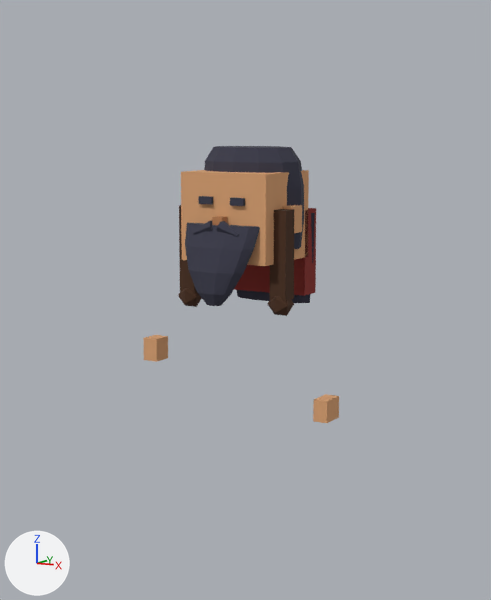
Renders of the Blender file modeller/OBA-Tales-karakter-kit.blend from each side of a commit.
Camera for both pictures: the file's camera 'Kamera'. Lighting does not change. The marker at lower left points along +X, +Y and +Z. The picture after the commit comes second. The same objects are shown in both versions, whatever each file hides.

Objects in the first picture: 'buyucu-biyik', 'buyucu-eller', 'buyucu-kafa', 'buyucu-kaslar', 'buyucu-kulaklar', 'buyucu-sac', 'buyucu-uzun-sac', 'buyucu-uzun-sakal', 'orgu', 'uzun-sac' and 1 more.
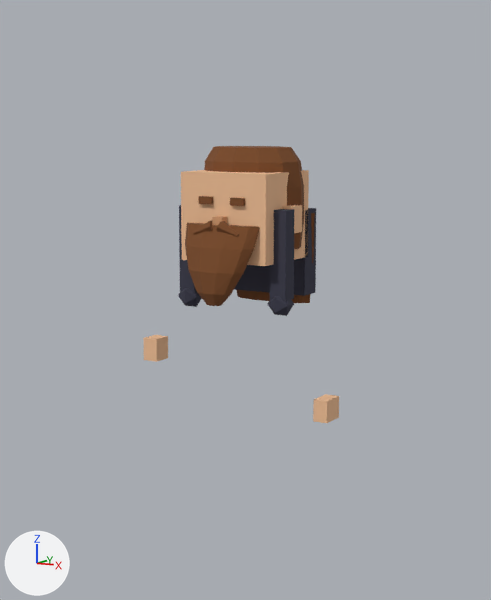
Location of each change, [x1, y1, x2, y2] in pixels of the pictures (491 x 600 px):
```json
{"object": "buyucu-kafa", "change": "recoloured", "before": [181, 170, 309, 266], "after": [181, 170, 309, 266]}
{"object": "buyucu-uzun-sakal", "change": "recoloured", "before": [185, 223, 260, 306], "after": [185, 223, 260, 306], "on screen": "greyish blue to brown"}
{"object": "buyucu-sac", "change": "recoloured", "before": [204, 146, 304, 249], "after": [204, 146, 304, 249]}
{"object": "orgu", "change": "recoloured", "before": [178, 205, 294, 316], "after": [178, 205, 294, 316]}
{"object": "uzun-sac", "change": "recoloured", "before": [234, 208, 316, 296], "after": [234, 208, 316, 296]}
{"object": "buyucu-eller", "change": "recoloured", "before": [143, 335, 339, 423], "after": [143, 335, 339, 423]}
{"object": "buyucu-uzun-sac", "change": "recoloured", "before": [237, 213, 315, 303], "after": [237, 213, 315, 303]}
{"object": "buyucu-biyik", "change": "recoloured", "before": [193, 220, 239, 237], "after": [193, 220, 239, 237]}
{"object": "buyucu-kulaklar", "change": "recoloured", "before": [282, 205, 302, 233], "after": [282, 205, 302, 233]}
{"object": "buyucu-kaslar", "change": "recoloured", "before": [199, 196, 245, 206], "after": [199, 196, 245, 206]}
```

The change, as JSON lines over the scene's bpy script:
```json
{"op": "set", "path": "mat_m_uzun_sac.base_color", "old": "(0.254, 0.0284, 0.0232)", "new": "(0.0423, 0.0423, 0.0685)", "note": "red #8a2f2a -> greyish blue #3a3a4a"}
{"op": "set", "path": "mat_m_orgu.base_color", "old": "(0.0685, 0.0273, 0.0116)", "new": "(0.0423, 0.0423, 0.0685)", "note": "brown #4a2e1c -> greyish blue #3a3a4a"}
{"op": "set", "path": "mat_m_buyucu_eller.base_color", "old": "(0.694, 0.356, 0.168)", "new": "(0.855, 0.509, 0.296)", "note": "beige #d9a172 -> beige #eebd94"}
{"op": "set", "path": "mat_m_buyucu_kafa.base_color", "old": "(0.694, 0.356, 0.168)", "new": "(0.855, 0.509, 0.296)", "note": "beige #d9a172 -> beige #eebd94"}
{"op": "set", "path": "mat_m_buyucu_kaslar.base_color", "old": "(0.0423, 0.0423, 0.0685)", "new": "(0.195, 0.0685, 0.0194)", "note": "greyish blue #3a3a4a -> brown #7a4a26"}
{"op": "set", "path": "mat_m_buyucu_kulaklar.base_color", "old": "(0.694, 0.356, 0.168)", "new": "(0.855, 0.509, 0.296)", "note": "beige #d9a172 -> beige #eebd94"}
{"op": "set", "path": "mat_m_buyucu_sac.base_color", "old": "(0.0423, 0.0423, 0.0685)", "new": "(0.195, 0.0685, 0.0194)", "note": "greyish blue #3a3a4a -> brown #7a4a26"}
{"op": "set", "path": "mat_m_buyucu_uzun_sac.base_color", "old": "(0.0423, 0.0423, 0.0685)", "new": "(0.195, 0.0685, 0.0194)", "note": "greyish blue #3a3a4a -> brown #7a4a26"}
{"op": "set", "path": "mat_m_buyucu_uzun_sakal.base_color", "old": "(0.0423, 0.0423, 0.0685)", "new": "(0.195, 0.0685, 0.0194)", "note": "greyish blue #3a3a4a -> brown #7a4a26"}
{"op": "set", "path": "mat_m_buyucu_biyik.base_color", "old": "(0.0423, 0.0423, 0.0685)", "new": "(0.195, 0.0685, 0.0194)", "note": "greyish blue #3a3a4a -> brown #7a4a26"}
```
